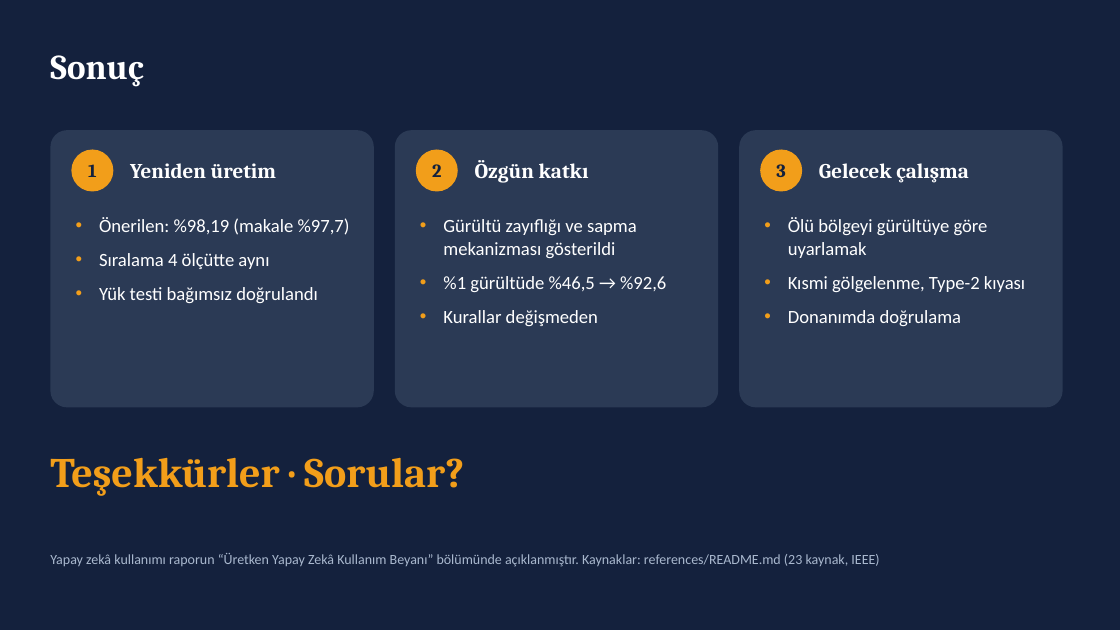
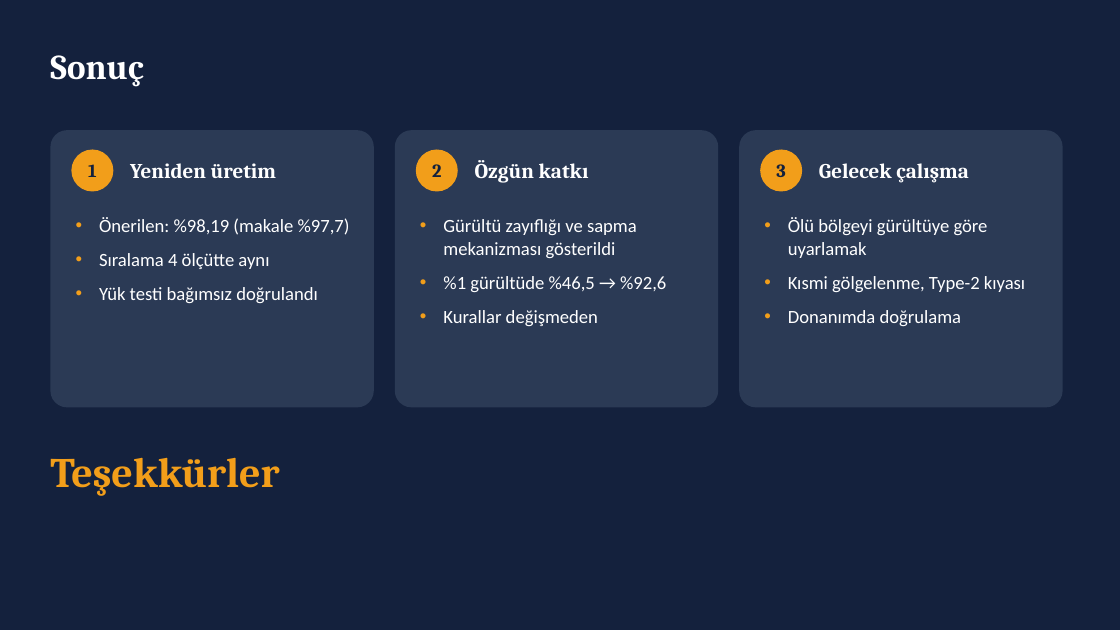
Before and after one commit to YigithanC/hybrid-fuzzy, a slide deck: slide 19 of presentation/presentation.pptx. Drawn at 1120x630 pixels with LibreOffice and Linux fonts; fonts in the diff are those of the drawing. Boxes give left, top, right and bottom in pixels: in the first picture for what was removed or moved away, otherwise in the second. Text is boxed around its words. In the diff, an @@ line names an element or a change of style, - is before the commit and + after.

```diff
--- a/presentation/presentation.pptx
+++ b/presentation/presentation.pptx
@@ text at (x1=50, y1=458, x2=279, y2=496): text changed @@
-Teşekkürler · Sorular?
+Teşekkürler
@@ text removed at (x1=50, y1=553, x2=879, y2=567) @@
-Yapay zekâ kullanımı raporun “Üretken Yapay Zekâ Kullanım Beyanı” bölümünde açıklanmıştır. Kaynaklar: references/README.md (23 kaynak, IEEE)
```
Also in this commit, not shown: 4 other slides changed, 5 other files.
